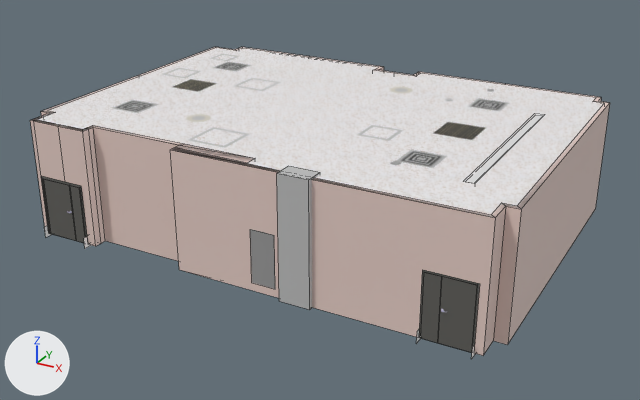
What one commit did to the FBX model Assets/Models/classroom/M1.fbx.
One viewpoint serves both versions: a 50 mm lens placed at (21.24, -19.43, 13.16), pointed at (7.74, 5.11, 0.89). Lighting does not change. The marker at lower left points along +X, +Y and +Z. Mesh edges are drawn as thin lines on the coarser meshes. Where no turn or scale is listed for an object, it has been applied to the vertices. Vertices at the same position are counted once.

Objects in the first picture: 'Ceiling', 'Cube', 'Door', 'Door.001', 'Door.002', 'Door.003', 'Room', 'Room.002', 'nazo1', 'nazo2'.
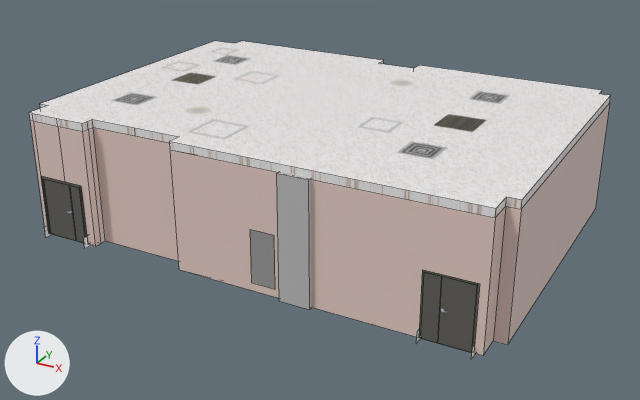
Boxes [x1, y1, x2, y2] around the edits, measured in the pictures (640 x 400 px):
'Ceiling', reshaped: before [36, 48, 604, 218]; after [29, 41, 611, 218]
part 1 of me_ceiling, added: after [29, 41, 611, 218]

The change in detail:
me_ceiling is used by ob_ceiling; location (0.0, 0.0, 0.0).
me_ceiling had 34 vertices, 1 face and spanned x -0.5..15.9, y 0.0..11.4, z 4.0.
me_ceiling now has 68 vertices, 36 faces and spans x -0.5..15.9, y 0.0..11.4, z 4.0..4.3.
Part 1, on me_ceiling:
34 vertices are added at x -0.5..15.9, y 0.0..11.4, z 4.3.
35 new faces join them.
